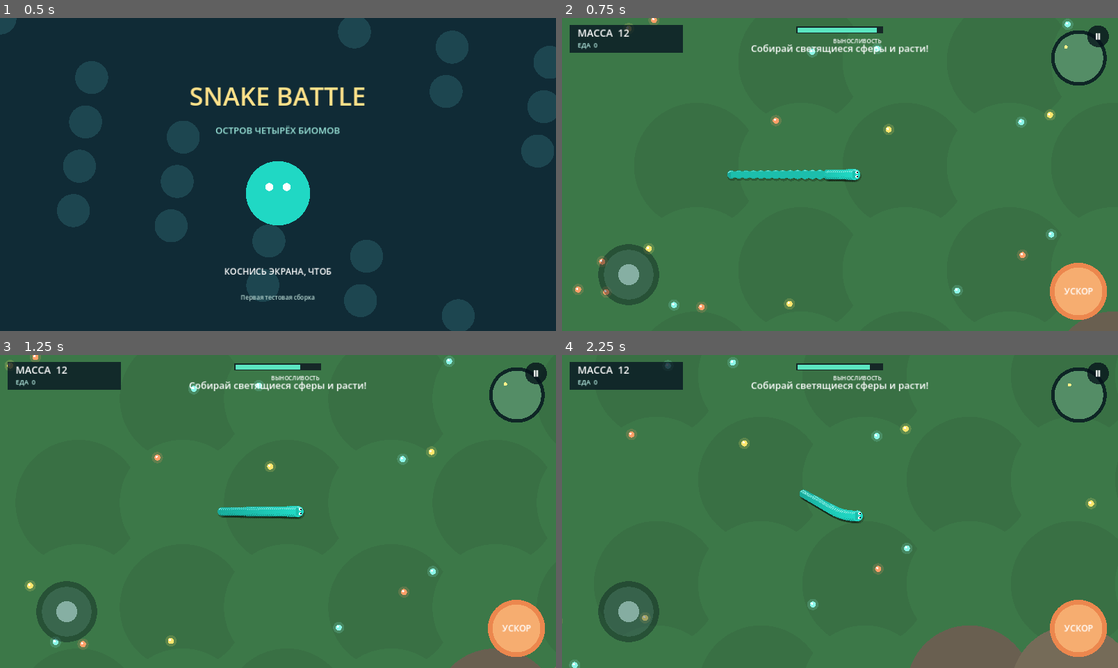
Above: before the commit, frames 1-4 (two rows, left to right).
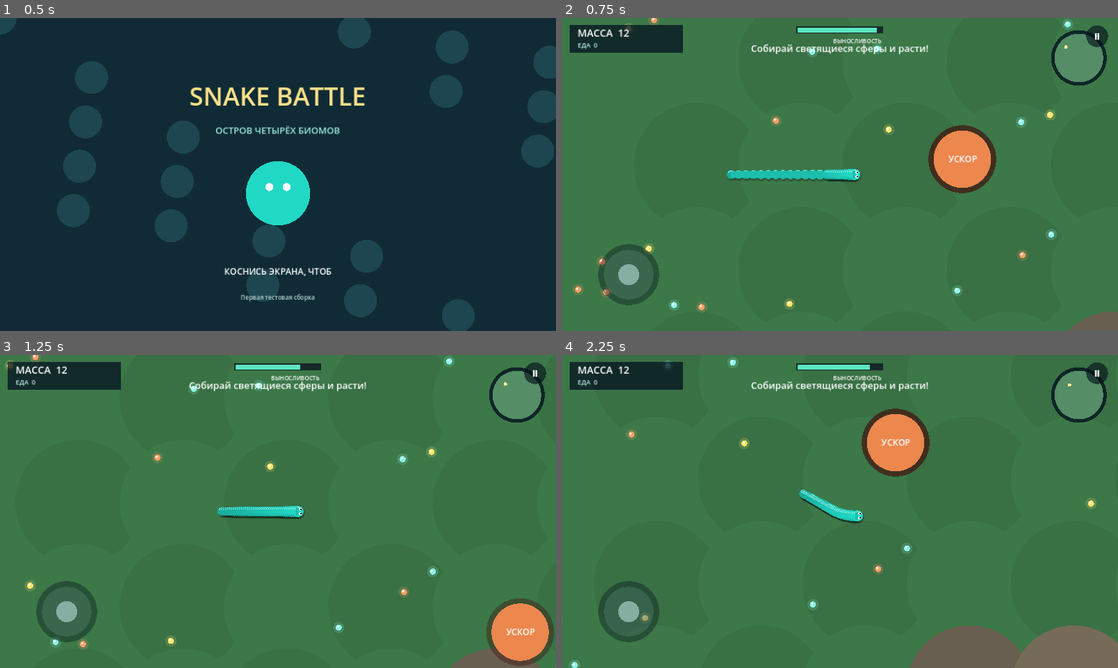
Above: after the commit, the same moments.

Repository: loflorolorolo-creator/Snake-Battle
Game: Godot game, scene res://scenes/main.tscn
The game is run twice, just before and just after one commit, with the same random seed, the same clock (stepped at 60 frames per second) and the same inputs.
Inputs (mouse positions are in pixels of both pictures, inside the frame that each line leads up to):
- Up to frame 1 (0.5 s): no input
- Up to frame 2 (0.75 s): tap Enter at 0.5, 0.6 s; move the mouse to (962, 158) at 0.52 s; hold Right from 0.53 s (still down); hold Space from 0.53 s (still down); click (962, 158) at 0.67 s
- Up to frame 3 (1.25 s): keep holding Right; keep holding Space
- Up to frame 4 (2.25 s): release Right at 1.25 s; release Space at 1.25 s; drag from (728, 527) to (812, 574) at 1.27 s; move the mouse to (895, 442) at 2.02 s; hold Right from 2.03 s (still down); hold Space from 2.03 s (still down); tap Enter at 2.1 s; click (895, 442) at 2.17 s

Frame 1 is identical in both runs. In frame 2, 3.6% of the frame differs, in the area x 29-99%, y 2-97%; in frame 3, 1.8%; in frame 4, 3.6%.

Commit message:
Add files via upload

Diff:
--- a/scripts/game.gd
+++ b/scripts/game.gd
@@ -20,6 +20,7 @@
 var heading: Vector2 = Vector2.RIGHT
 var desired_heading: Vector2 = Vector2.RIGHT
 var mass: int = 12
+var visual_mass: float = 12.0
 var score: int = 0
 var stamina: float = 100.0
 var boosting: bool = false
@@ -72,6 +73,7 @@
 func start_game() -> void:
     state = "game"
     mass = 12
+    visual_mass = 12.0
     score = 0
     stamina = 100.0
     boosting = false
@@ -101,19 +103,22 @@
 func _refresh_controls() -> void:
     var viewport_size: Vector2 = get_viewport_rect().size
     joy_origin = Vector2(viewport_size.x * 0.12, viewport_size.y * 0.82)
-    # Ускорение — отдельная фиксированная кнопка в правом нижнем углу.
-    boost_rect = Rect2(viewport_size.x - 154.0, viewport_size.y - 154.0, 126.0, 126.0)
+    boost_rect = Rect2(viewport_size.x - 145.0, viewport_size.y - 145.0, 125.0, 125.0)
 
 func _snake_radius(is_player: bool, index: int, body_size: int, mass_override: float = -1.0) -> float:
     var base_radius: float = 12.5 if is_player else 10.0
-    var current_mass: float = float(mass) if is_player else (mass_override if mass_override >= 0.0 else 12.0)
-    var growth: float = clampf((current_mass - 12.0) / 150.0, 0.0, 0.75)
-    var taper: float = 1.0 - float(index) / float(maxi(1, body_size)) * 0.24
-    return base_radius * (1.0 + growth) * taper
+    # Player body scale follows mass smoothly instead of jumping after each food pickup.
+    var current_mass: float = visual_mass if is_player else (mass_override if mass_override >= 0.0 else 12.0)
+    var growth: float = clampf((current_mass - 12.0) / 110.0, 0.0, 1.0)
+    # A gentle taper keeps the head readable while the whole body becomes thicker.
+    var taper: float = 1.0 - float(index) / float(maxi(1, body_size)) * 0.20
+    return base_radius * (1.0 + growth * 0.85) * taper
 
 func update_game(delta: float) -> void:
     if snake.is_empty():
         return
+    # Smoothly animate the visible segment thickness toward the actual collected mass.
+    visual_mass = move_toward(visual_mass, float(mass), maxf(1.0, float(mass) * 0.9) * delta)
     var target: Vector2 = desired_heading
     if target.length() > 0.1:
         var angle: float = heading.angle_to(target)
@@ -229,11 +234,9 @@
             _end_mouse_control()
     elif event is InputEventMouseMotion and not mouse_control_mode.is_empty():
         _move_mouse_control(event.position)
-    elif event is InputEventKey:
+    elif event is InputEventKey and event.pressed:
         if event.keycode == KEY_SPACE:
-            boosting = event.pressed
-        elif not event.pressed:
-            return
+            boosting = true
         elif event.keycode == KEY_ESCAPE:
             if state == "game":
                 state = "pause"
@@ -250,35 +253,20 @@
         elif event.keycode == KEY_RIGHT:
             desired_heading = Vector2.RIGHT
 
-func _pause_button_rect() -> Rect2:
+func _begin_touch_control(index: int, pos: Vector2) -> void:
     var viewport_size: Vector2 = get_viewport_rect().size
-    return Rect2(viewport_size.x - 78.0, 12.0, 64.0, 60.0)
-
-func _clear_live_controls() -> void:
-    steer_touch_index = -1
-    boost_touch_index = -1
-    boost_touch_active = false
-    mouse_control_mode = ""
-    joy_vector = Vector2.ZERO
-    boosting = false
-
-func _begin_touch_control(index: int, pos: Vector2) -> void:
-    if _pause_button_rect().has_point(pos):
-        state = "pause"
-        _clear_live_controls()
+    if pos.x > viewport_size.x - 90.0 and pos.y < 90.0:
+        if steer_touch_index == -1 and boost_touch_index == -1:
+            state = "pause"
         return
-    if state != "game":
-        return
-    if boost_rect.has_point(pos):
-        if boost_touch_index == -1:
-            boost_touch_index = index
-            boost_touch_active = true
-        return
-    # Любое касание вне кнопок может управлять направлением.
-    if steer_touch_index == -1:
+    if pos.x < viewport_size.x * 0.5 and steer_touch_index == -1:
         steer_touch_index = index
         steer_touch_start = pos
         joy_vector = Vector2.ZERO
+    elif pos.x >= viewport_size.x * 0.5 and boost_touch_index == -1:
+        boost_touch_index = index
+        boost_touch_active = true
+        boost_touch_pos = pos
 
 func _move_touch_control(index: int, pos: Vector2) -> void:
     if index == steer_touch_index:
@@ -286,6 +274,9 @@
         joy_vector = drag_delta.limit_length(105.0) / 105.0
         if joy_vector.length() > 0.12:
             desired_heading = joy_vector.normalized()
+    elif index == boost_touch_index:
+        boost_touch_pos = pos
+        boost_touch_active = true
 
 func _end_touch_control(index: int) -> void:
     if index == steer_touch_index:
@@ -299,19 +290,22 @@
     if state != "game":
         _handle_press(pos)
         return
-    if _pause_button_rect().has_point(pos):
+    var viewport_size: Vector2 = get_viewport_rect().size
+    if pos.x > viewport_size.x - 90.0 and pos.y < 90.0:
         state = "pause"
-        _clear_live_controls()
-    elif boost_rect.has_point(pos):
+    elif pos.x >= viewport_size.x * 0.5:
         mouse_control_mode = "boost"
         boost_touch_active = true
+        boost_touch_pos = pos
     else:
         mouse_control_mode = "steer"
         touch_start = pos
         joy_vector = Vector2.ZERO
 
 func _move_mouse_control(pos: Vector2) -> void:
-    if mouse_control_mode == "steer":
+    if mouse_control_mode == "boost":
+        boost_touch_pos = pos
+    elif mouse_control_mode == "steer":
         var drag_delta: Vector2 = pos - touch_start
         joy_vector = drag_delta.limit_length(105.0) / 105.0
         if joy_vector.length() > 0.12:
@@ -437,13 +431,12 @@
     draw_circle(joy_origin, 70.0, Color(0.02, 0.07, 0.1, 0.38))
     draw_circle(joy_origin, 57.0, Color(0.7, 0.95, 0.9, 0.13))
     draw_circle(joy_origin + joy_vector * 48.0, 24.0, Color(0.85, 1.0, 1.0, 0.48))
-    var boost_center: Vector2 = boost_rect.get_center()
-    draw_circle(boost_center, 66.0, Color("#b85c36") if boost_touch_active else Color("#ec874e"))
-    draw_circle(boost_center, 55.0, Color("#f29b5e") if boost_touch_active else Color("#f6ad70"))
+    var boost_center: Vector2 = boost_touch_pos if boost_touch_active else boost_rect.get_center()
+    draw_circle(boost_center, BOOST_TOUCH_RADIUS, Color(0.25, 0.08, 0.06, 0.72 if boost_touch_active else 0.42))
+    draw_circle(boost_center, 66.0, Color("#ec874e"))
     draw_string(ThemeDB.fallback_font, boost_center + Vector2(-47.0, 7.0), "УСКОР", HORIZONTAL_ALIGNMENT_CENTER, 95.0, 20, Color.WHITE)
-    var pause_center: Vector2 = Vector2(viewport_size.x - 46.0, 42.0)
-    draw_circle(pause_center, 25.0, Color(0.02, 0.07, 0.1, 0.78))
-    draw_string(ThemeDB.fallback_font, pause_center + Vector2(-10.0, 8.0), "Ⅱ", HORIZONTAL_ALIGNMENT_CENTER, 20.0, 20, Color.WHITE)
+    draw_circle(Vector2(viewport_size.x - 48.0, 42.0), 25.0, Color(0.02, 0.07, 0.1, 0.65))
+    draw_string(ThemeDB.fallback_font, Vector2(viewport_size.x - 60.0, 50.0), "Ⅱ", HORIZONTAL_ALIGNMENT_CENTER, 24.0, 20, Color.WHITE)
 
 func draw_menu(viewport_size: Vector2) -> void:
     draw_rect(Rect2(Vector2.ZERO, viewport_size), Color("#102b36"))
